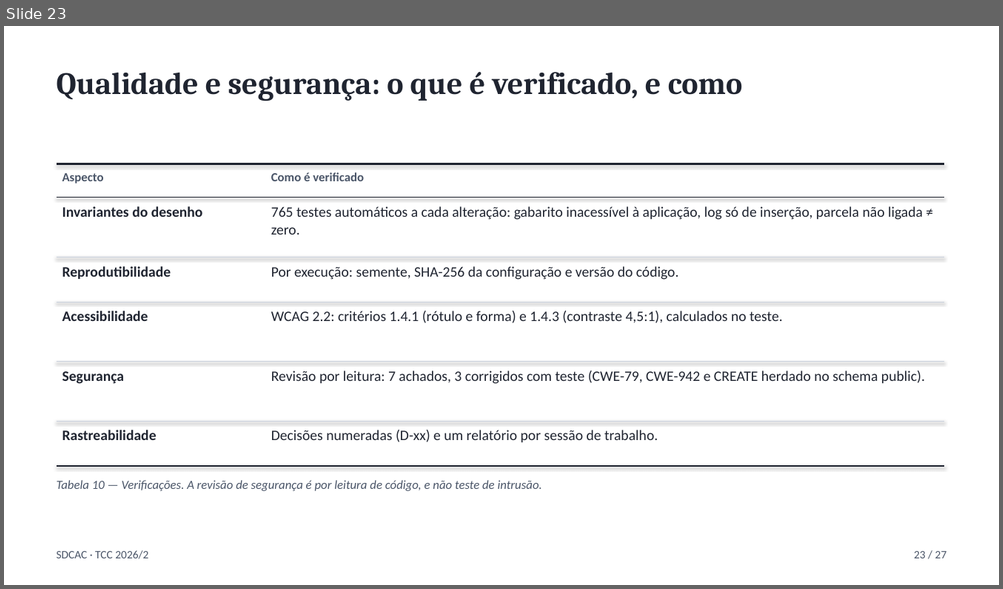
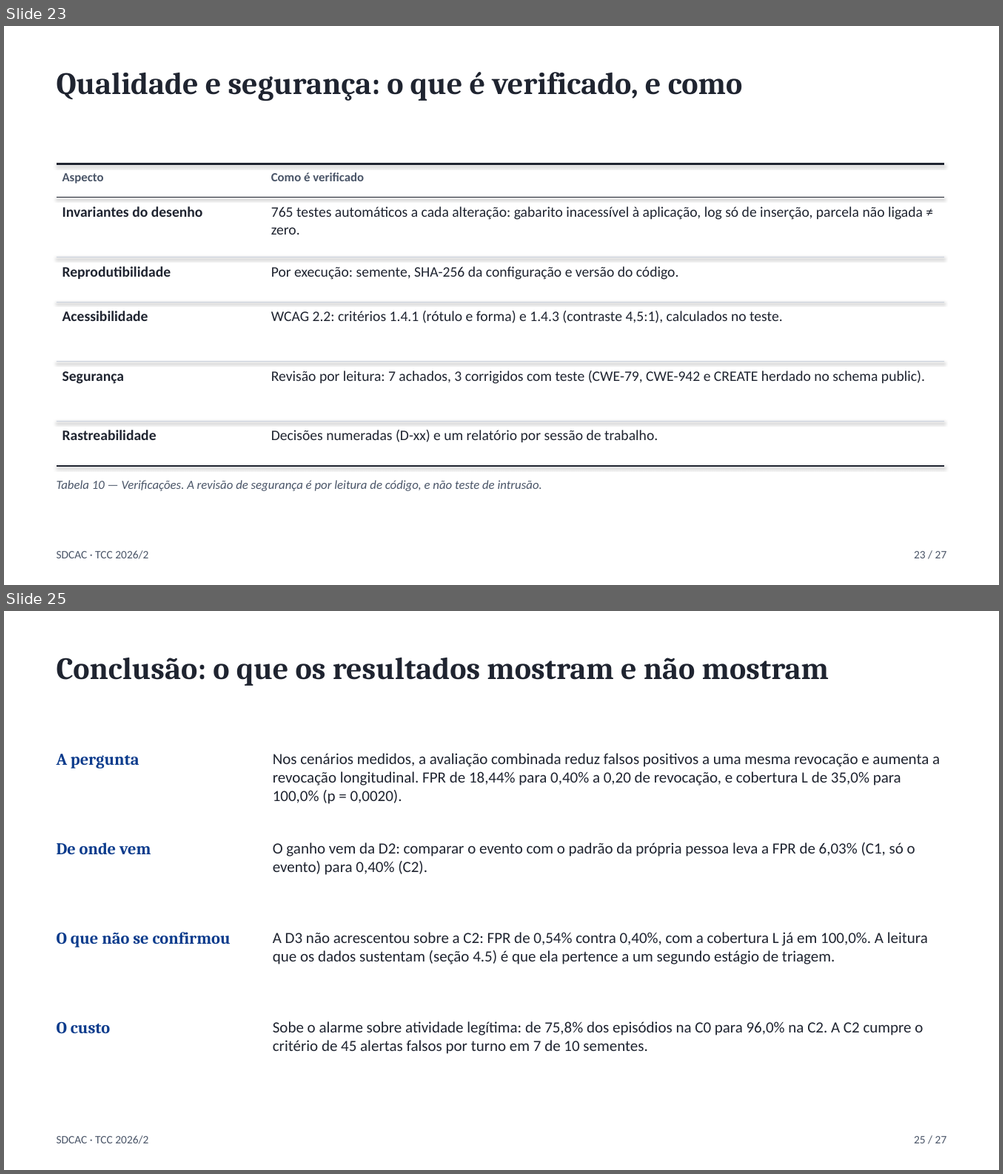
Before and after one commit to Codexrocks/TCC_SDCAC, a slide deck: apresentacao/apresentacao-sdcac.pptx. Shown one above the other, each under a label of ours: slide 23 before the commit, slides 23 and 25 after it; the slides between them are not shown. The pictures are 1003x589 and 1003x1174 pixels, drawn with LibreOffice and Linux fonts; fonts in the diff are those of the drawing. Boxes give left, top, right and bottom in pixels: in the first picture for what was removed or moved away, otherwise in the second. Text is boxed around its words. In the diff, an @@ line names an element or a change of style, - is before the commit and + after.

```diff
--- a/apresentacao/apresentacao-sdcac.pptx
+++ b/apresentacao/apresentacao-sdcac.pptx
@@ slide 25 added at (4,611,999,1170), background #FFFFFF @@
@@ text added at (57,658,828,686), 30 pt, text #1F2430, bold @@
+Conclusão: o que os resultados mostram e não mostram
@@ text added at (57,754,139,769), 16 pt, text #0B3B8C, bold @@
+A pergunta
@@ text added at (273,753,939,804), 15 pt, text #1F2430 @@
+Nos cenários medidos, a avaliação combinada reduz falsos positivos a uma mesma revocação e aumenta a revocação longitudinal. FPR de 18,44% para 0,40% a 0,20 de revocação, e cobertura L de 35,0% para 100,0% (p = 0,0020).
@@ text added at (57,843,151,854), 16 pt, text #0B3B8C, bold @@
+De onde vem
@@ text added at (273,843,915,875), 15 pt, text #1F2430 @@
+O ganho vem da D2: comparar o evento com o padrão da própria pessoa leva a FPR de 6,03% (C1, só o evento) para 0,40% (C2).
@@ text added at (57,932,230,948), 16 pt, text #0B3B8C, bold @@
+O que não se confirmou
@@ text added at (273,932,928,965), 15 pt, text #1F2430 @@
+A D3 não acrescentou sobre a C2: FPR de 0,54% contra 0,40%, com a cobertura L já em 100,0%. A leitura que os dados sustentam (seção 4.5) é que ela pertence a um segundo estágio de triagem.
@@ text added at (57,1022,110,1034), 16 pt, text #0B3B8C, bold @@
+O custo
@@ text added at (273,1022,922,1054), 15 pt, text #1F2430 @@
+Sobe o alarme sobre atividade legítima: de 75,8% dos episódios na C0 para 96,0% na C2. A C2 cumpre o critério de 45 alertas falsos por turno em 7 de 10 sementes.
@@ text added at (57,1136,148,1145), 11 pt, text #4A5568 @@
+SDCAC · TCC 2026/2
@@ text added at (913,1136,947,1144), 11 pt, text #4A5568 @@
+25 / 27
```
Also in this commit, not shown: 3 slides changed, 1 slide removed, 15 other files.
